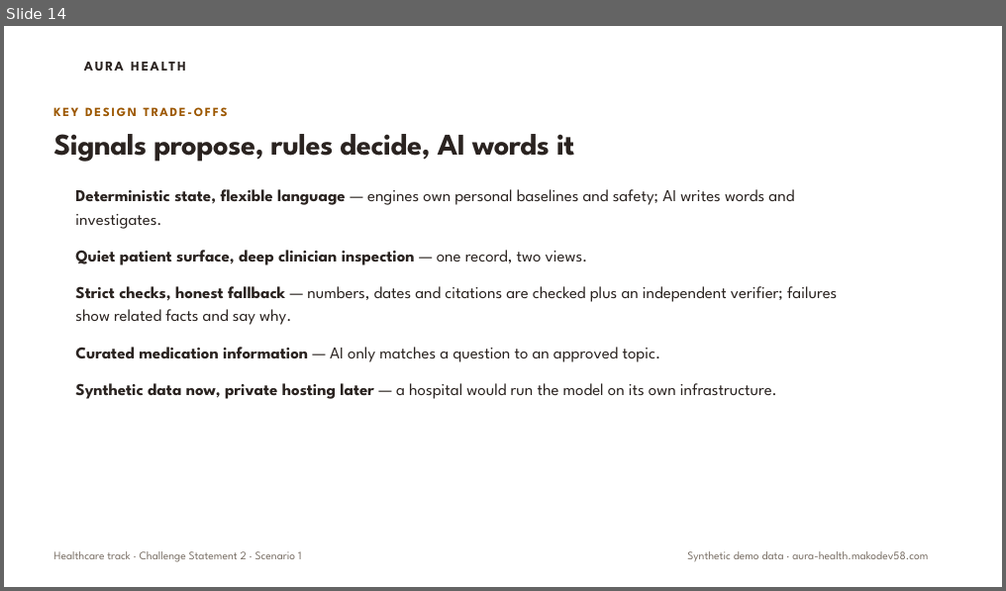
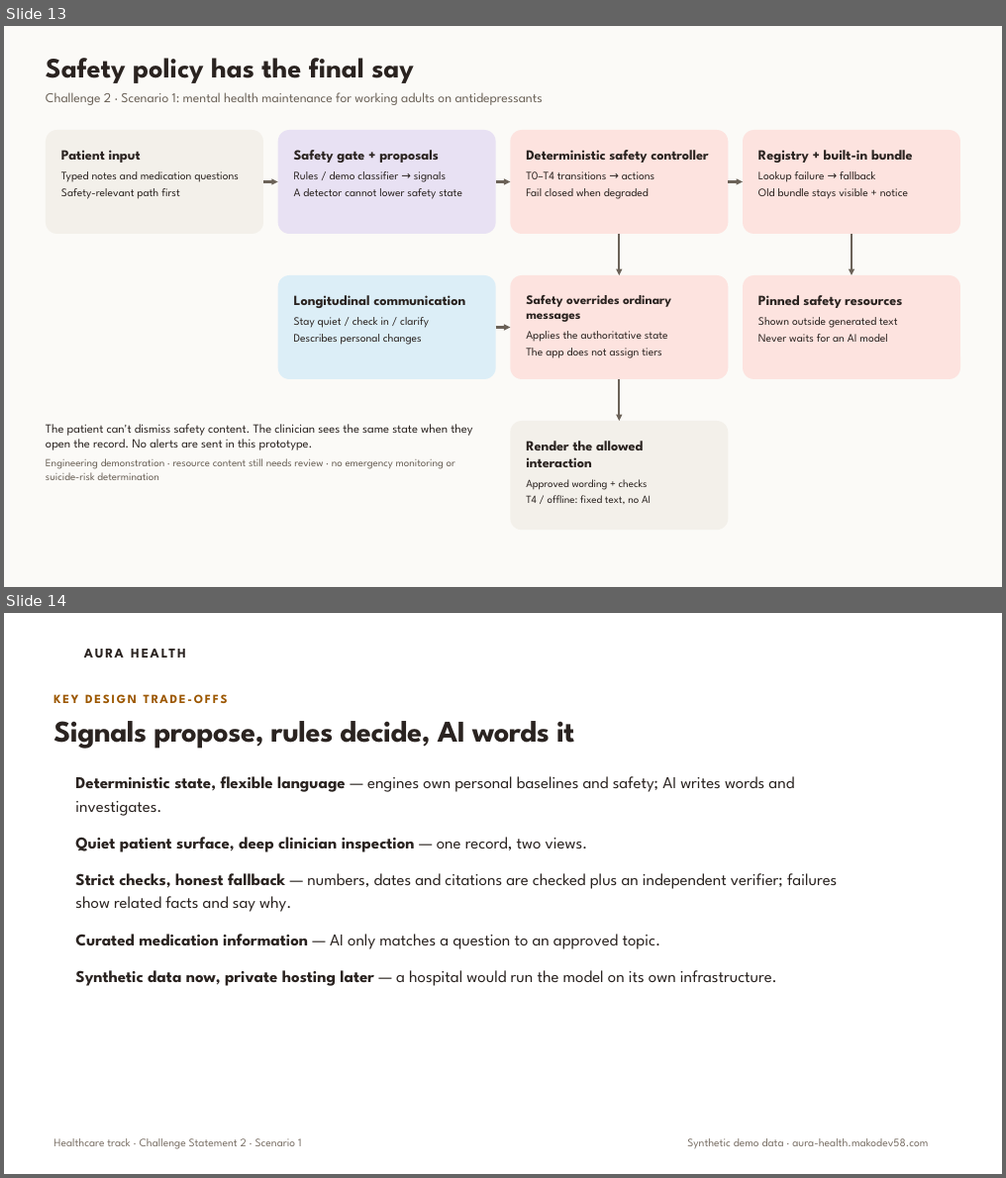
Before and after one commit to e8aura-makodev58/aura-health, a slide deck: docs/submission/assets/aura-health-deck.pptx. Shown one above the other, each under a label of ours: slide 14 before the commit, slides 13 and 14 after it. The pictures are 1006x591 and 1006x1178 pixels, drawn with LibreOffice and Linux fonts; fonts in the diff are those of the drawing; background and template pictures are left out. Boxes give left, top, right and bottom in pixels: in the first picture for what was removed or moved away, otherwise in the second. Text is boxed around its words. In the diff, an @@ line names an element or a change of style, - is before the commit and + after.

```diff
--- a/docs/submission/assets/aura-health-deck.pptx
+++ b/docs/submission/assets/aura-health-deck.pptx
@@ slide 13 added at bbox=[4, 26, 1002, 587], background #FBFAF7 @@
@@ text added at bbox=[46, 58, 414, 83], 27 pt, text #2A2320, bold @@
+Safety policy has the final say
@@ text added at bbox=[46, 92, 543, 105], 13 pt, text #6B6258 @@
+Challenge 2 · Scenario 1: mental health maintenance for working adults on antidepressants
@@ rounded rectangle added at bbox=[46, 130, 263, 234], fill #F3F0EA, 11 pt, text #2A2320 @@
+Patient input
+Typed notes and medication questions
+Safety-relevant path first
@@ rounded rectangle added at bbox=[278, 130, 496, 234], fill #E8E1F3, 11 pt, text #2A2320 @@
+Safety gate + proposals
+Rules / demo classifier → signals
+A detector cannot lower safety state
@@ rounded rectangle added at bbox=[510, 130, 728, 234], fill #FDE3DF, 11 pt, text #2A2320 @@
+Deterministic safety controller
+T0–T4 transitions → actions
+Fail closed when degraded
@@ rounded rectangle added at bbox=[743, 130, 960, 234], fill #FDE3DF, 11 pt, text #2A2320 @@
+Registry + built-in bundle
+Lookup failure → fallback
+Old bundle stays visible + notice
@@ arrow added from (263, 181) to (278, 181), #6B6258 2 pt @@
@@ arrow added from (496, 181) to (510, 181), #6B6258 2 pt @@
@@ arrow added from (728, 181) to (743, 181), #6B6258 2 pt @@
@@ arrow added from (620, 234) to (620, 275), #6B6258 2 pt @@
@@ arrow added from (851, 234) to (851, 275), #6B6258 2 pt @@
@@ rounded rectangle added at bbox=[278, 275, 496, 379], fill #DCEEF7, 11 pt, text #2A2320 @@
+Longitudinal communication
+Stay quiet / check in / clarify
+Describes personal changes
@@ rounded rectangle added at bbox=[510, 275, 728, 379], fill #FDE3DF, 11 pt, text #2A2320 @@
+Safety overrides ordinary messages
+Applies the authoritative state
+The app does not assign tiers
@@ rounded rectangle added at bbox=[743, 275, 960, 379], fill #FDE3DF, 11 pt, text #2A2320 @@
+Pinned safety resources
+Shown outside generated text
+Never waits for an AI model
@@ arrow added from (496, 328) to (510, 328), #6B6258 2 pt @@
@@ arrow added from (620, 379) to (620, 421), #6B6258 2 pt @@
@@ text added at bbox=[46, 424, 472, 480], 12 pt, text #2A2320 @@
+The patient can't dismiss safety content. The clinician sees the same state when they open the record. No alerts are sent in this prototype.
+Engineering demonstration · resource content still needs review · no emergency monitoring or suicide-risk determination
@@ rounded rectangle added at bbox=[510, 421, 728, 531], fill #F3F0EA, 10.5 pt, text #2A2320 @@
+Render the allowed interaction
+Approved wording + checks
+T4 / offline: fixed text, no AI
```
Also in this commit, not shown: 2 other slides added, 3 slides removed, 18 other files.
